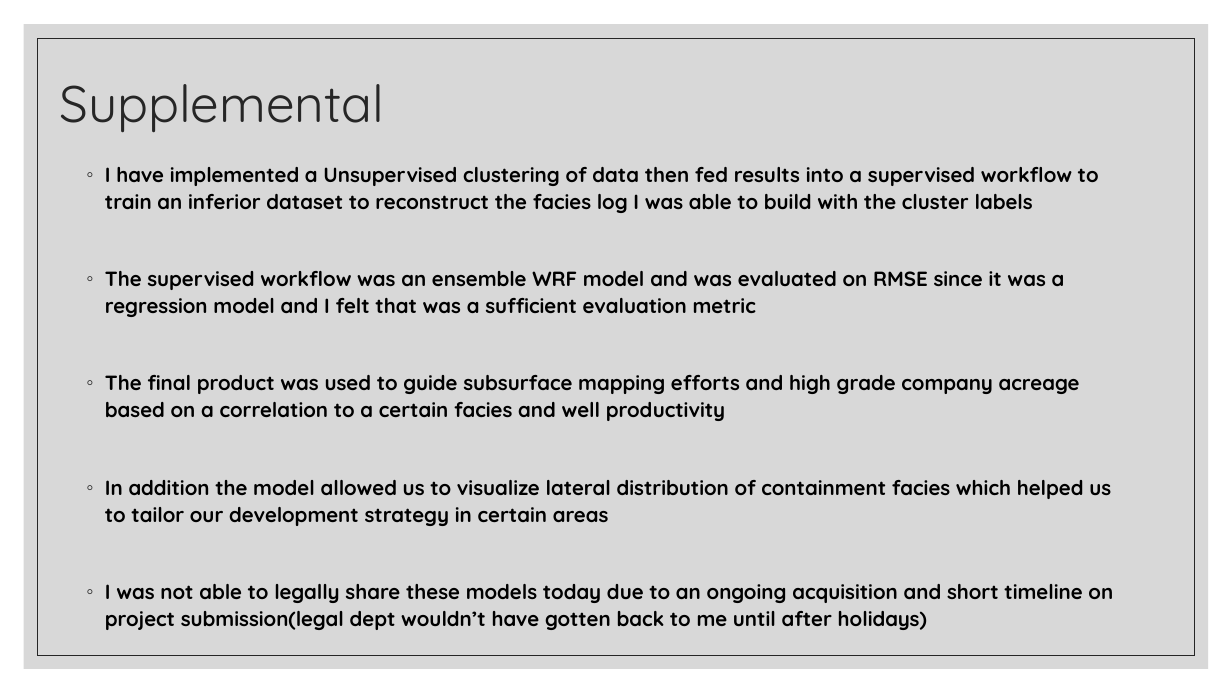
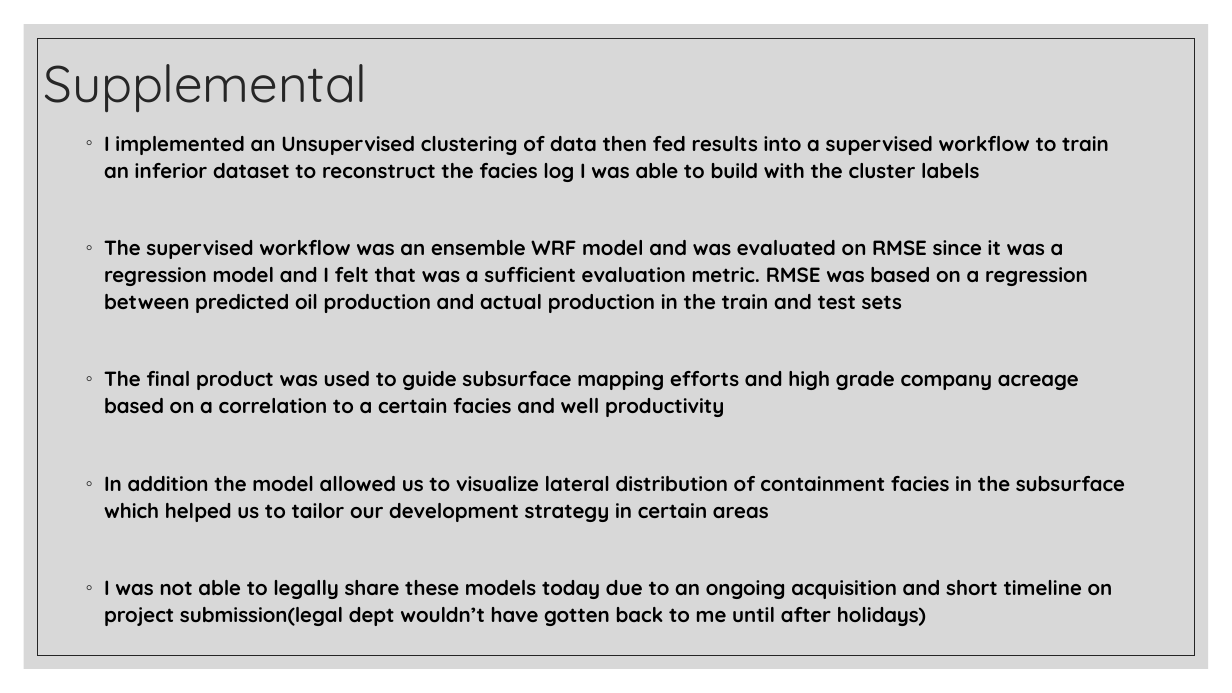
Before and after one commit to ssimmons9212/FedEX, a slide deck: slide 11 of Presentation/Fedex interview Round 2.pptx. Drawn at 1232x693 pixels with LibreOffice and Linux fonts; fonts in the diff are those of the drawing. Boxes give left, top, right and bottom in pixels: in the first picture for what was removed or moved away, otherwise in the second. Text is boxed around its words. In the diff, an @@ line names an element or a change of style, - is before the commit and + after.

```diff
--- a/Presentation/Fedex interview Round 2.pptx
+++ b/Presentation/Fedex interview Round 2.pptx
@@ title "Supplemental": place and size @@
-title "Supplemental" at (60,84,385,132)
+title "Supplemental" at (43,64,368,112)
@@ text "I implemented an Unsupervised clustering ...": place and size @@
-text "I implemented an Unsupervised clustering ..." at (105,167,1113,603)
+text "I implemented an Unsupervised clustering ..." at (104,136,1125,626)
@@ text at (104,136,1109,313): text changed @@
-◦ I have implemented a Unsupervised clustering of data then fed results into a supervised workflow to train an inferior dataset to reconstruct the facies log I was able to build with the cluster labels
-◦ The supervised workflow was an ensemble WRF model and was evaluated on RMSE since it was a regression model and I felt that was a sufficient evaluation metric
+◦ I implemented an Unsupervised clustering of data then fed results into a supervised workflow to train an inferior dataset to reconstruct the facies log I was able to build with the cluster labels
+◦ The supervised workflow was an ensemble WRF model and was evaluated on RMSE since it was a regression model and I felt that was a sufficient evaluation metric. RMSE was based on a regression between predicted oil production and actual production in the train and test sets
@@ text at (104,476,1125,522): text changed @@
-◦ In addition the model allowed us to visualize lateral distribution of containment facies which helped us to tailor our development strategy in certain areas
+◦ In addition the model allowed us to visualize lateral distribution of containment facies in the subsurface which helped us to tailor our development strategy in certain areas
```
Also in this commit, not shown: 3 other slides changed, 1 other file.
